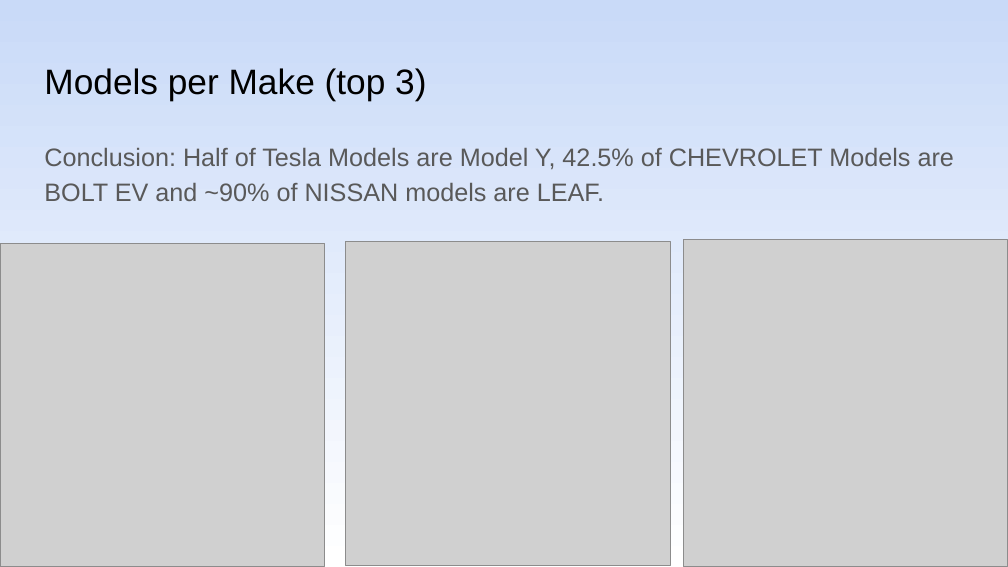
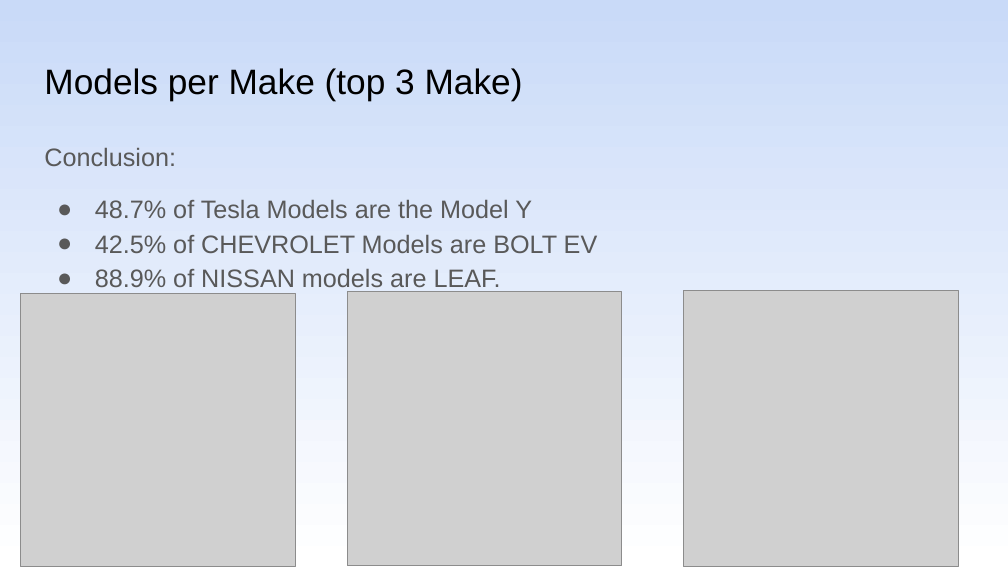
Before and after one commit to shachar700/DataAnalysis_ElectricVehicles, a slide deck: slide 16 of DataAnalysis_ElectricVehicles.pptx. Drawn at 1008x567 pixels with LibreOffice and Linux fonts; fonts in the diff are those of the drawing; grey boxes stand for pictures. Boxes give left, top, right and bottom in pixels: in the first picture for what was removed or moved away, otherwise in the second. Text is boxed around its words. In the diff, an @@ line names an element or a change of style, - is before the commit and + after.

Commit message:
updated the presentation

```diff
--- a/DataAnalysis_ElectricVehicles.pptx
+++ b/DataAnalysis_ElectricVehicles.pptx
@@ title at [44,68,523,100]: text changed @@
-Models per Make (top 3)
+Models per Make (top 3 Make)
@@ text at [44,147,598,293]: text changed @@
-Conclusion: Half of Tesla Models are Model Y, 42.5% of CHEVROLET Models are BOLT EV and ~90% of NISSAN models are LEAF.
+Conclusion:
+● 48.7% of Tesla Models are the Model Y
+● 42.5% of CHEVROLET Models are BOLT EV
+● 88.9% of NISSAN models are LEAF.
@@ picture: place and size @@
-picture at [0,243,325,566]
+picture at [20,293,295,566]
@@ picture: place and size @@
-picture at [346,241,670,565]
+picture at [347,291,622,565]
@@ picture: place and size @@
-picture at [683,240,1008,566]
+picture at [683,290,959,566]
```
Also in this commit, not shown: 12 other slides changed, 1 slide added, 1 slide removed, 3 other files.
